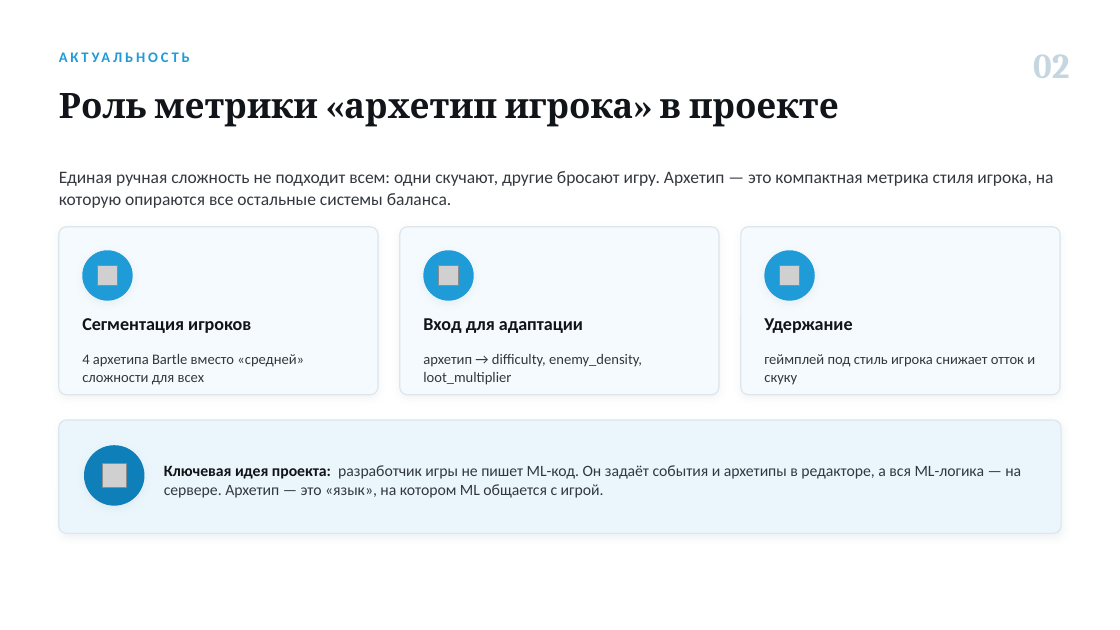
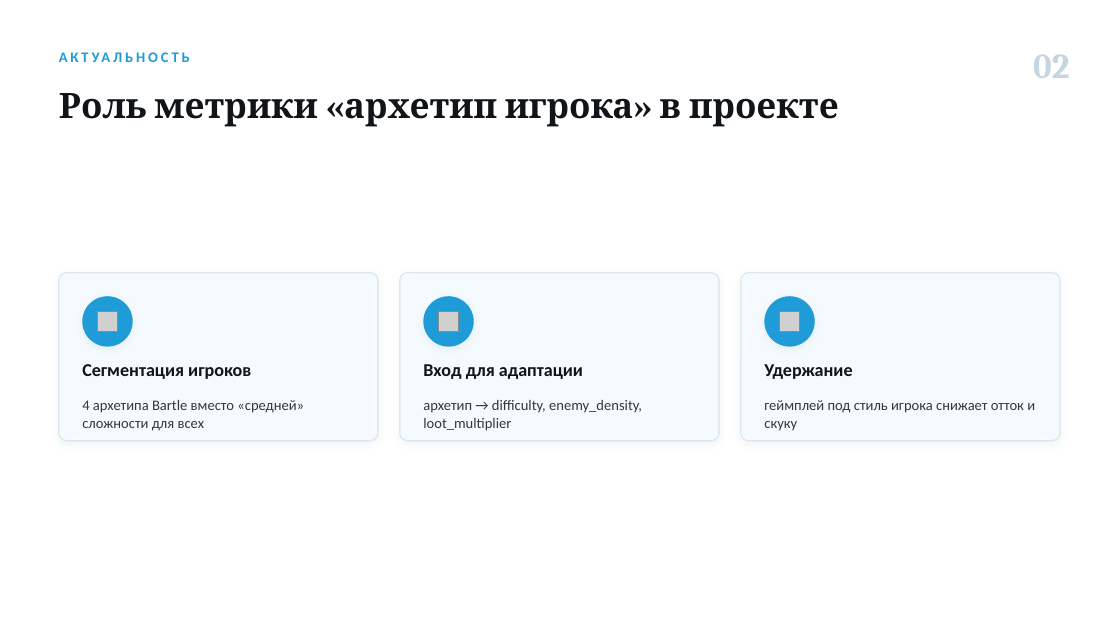
Before and after one commit to Antizi/diplom-Game_Plugs_Ai, a slide deck: slide 2 of presentations/Изотов_ВКР_нейросетевая-модель.pptx. Drawn at 1120x630 pixels with LibreOffice and Linux fonts; fonts in the diff are those of the drawing; grey boxes stand for pictures. Boxes give left, top, right and bottom in pixels: in the first picture for what was removed or moved away, otherwise in the second. Text is boxed around its words. In the diff, an @@ line names an element or a change of style, - is before the commit and + after.

```diff
--- a/presentations/Изотов_ВКР_нейросетевая-модель.pptx
+++ b/presentations/Изотов_ВКР_нейросетевая-модель.pptx
@@ text removed at [59,171,1054,208] @@
-Единая ручная сложность не подходит всем: одни скучают, другие бросают игру. Архетип — это компактная метрика стиля игрока, на которую опираются все остальные системы баланса.
@@ 6 texts, 3 pictures, 3 ellipses, 3 rounded rectangles: place and size @@
-6 texts, 3 pictures, 3 ellipses, 3 rounded rectangles at [59,227,1060,395]
+6 texts, 3 pictures, 3 ellipses, 3 rounded rectangles at [59,273,1060,441]
@@ rounded rectangle removed at [59,420,1061,534] @@
@@ ellipse removed at [84,445,145,506] @@
@@ picture removed at [103,464,127,488] @@
@@ text removed at [164,465,1021,498] @@
-Ключевая идея проекта: разработчик игры не пишет ML-код. Он задаёт события и архетипы в редакторе, а вся ML-логика — на сервере. Архетип — это «язык», на котором ML общается с игрой.
```
Also in this commit, not shown: 8 other slides changed, 6 other files.
